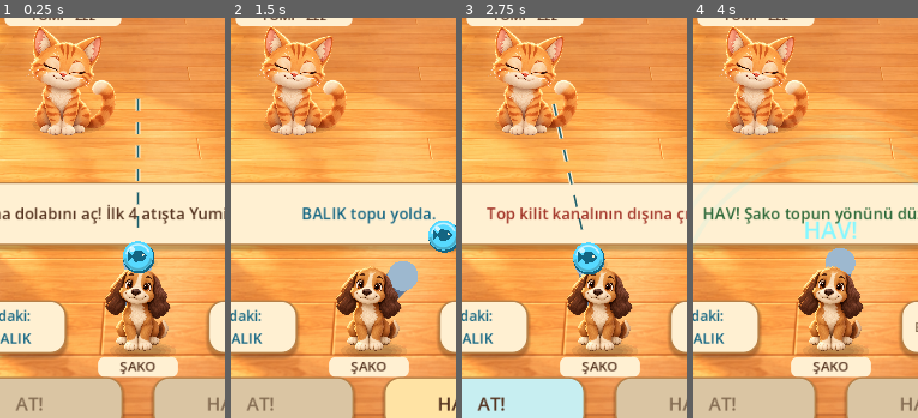
Above: before the commit, frames 1-4 (left to right).
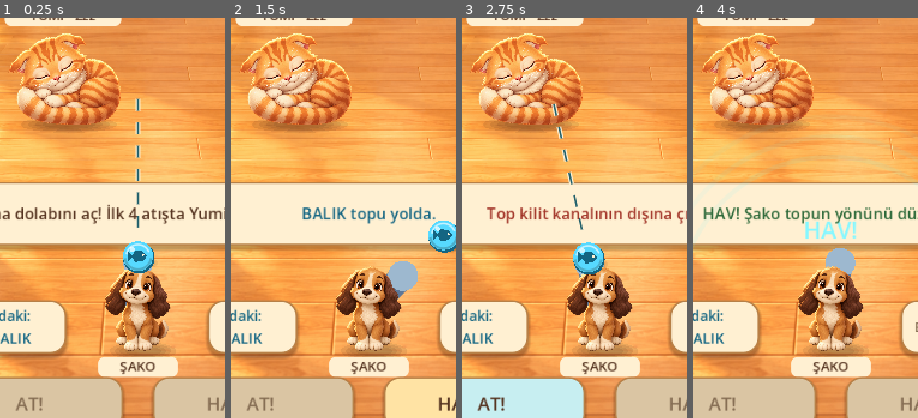
Above: after the commit, the same moments.

Repository: luzumsuzlar/yummyveshaco
Game: Godot game, scene res://scenes/main.tscn
Same seed, same stepped clock (60 frames per second), same inputs: the game is played once before the commit and once after it.
Inputs (mouse positions are % of the whole screen's width and height, from its top left):
- Up to frame 1 (0.25 s): no input
- Up to frame 2 (1.5 s): tap Enter at 0.5 s; move the mouse to (72, 45) at 0.52 s; hold D 0.53-1.25 s; tap R at 0.6 s; click (72, 45) at 0.67 s; tap Space at 0.77 s; click "AT!" at 1.25 s
- Up to frame 3 (2.75 s): drag from (30, 55) to (45, 70) at 2.02 s
- Up to frame 4 (4 s): move the mouse to (60, 28) at 2.77 s; hold D 2.78-3.5 s; tap Enter at 2.85 s; drag from (45, 70) to (20, 35) at 3.52 s
The pictures show only the part of the screen within x 19-69%, y 46-96%; the shares and areas given below are measured in that part.

The runs differ from the first frame. In frame 1, 7.4% of the frame differs, in the area x 3-54%, y 2-30%; in frame 2, 7.4%; in frame 3, 7.4%; in frame 4, 7.4%.

Commit message:
Adapt curled sleeping cat reference and align Yumi sleep pose

Diff:
--- a/scripts/main.gd
+++ b/scripts/main.gd
@@ -23,7 +23,7 @@
 const KITCHEN_BACKGROUND := preload("res://assets/art/kitchen-background-v1.png")
 const CUPBOARD_ART := preload("res://assets/art/cupboard-v1.png")
 const YUMI_IDLE_ART := preload("res://assets/art/characters/yumi-idle-v1.png")
-const YUMI_SLEEP_ART := preload("res://assets/art/characters/yumi-sleep-v1.png")
+const YUMI_SLEEP_ART := preload("res://assets/art/characters/yumi-sleep-v2.png")
 const YUMI_PAW_ART := preload("res://assets/art/characters/yumi-paw-v1.png")
 const SHAKO_IDLE_ART := preload("res://assets/art/characters/shako-idle-v1.png")
 
@@ -990,7 +990,8 @@
 
 
 func draw_ground_shadows() -> void:
-	draw_soft_shadow(yumi_position + Vector2(7, 57), Vector2(44, 12), 0.30)
+	var cat_shadow_radii := Vector2(58, 10) if yumi_art_texture() == YUMI_SLEEP_ART else Vector2(44, 12)
+	draw_soft_shadow(yumi_position + Vector2(7, 57), cat_shadow_radii, 0.30)
 	var shako_head := celebration_shako_position if game_state in ["celebrating", "success"] else LAUNCH_POS + Vector2(0, 18)
 	draw_soft_shadow(shako_head + Vector2(6, 31), Vector2(40, 11), 0.30)
 	if ball_active:
@@ -1037,6 +1038,9 @@
 
 
 func yumi_art_rect() -> Rect2:
+	if yumi_art_texture() == YUMI_SLEEP_ART:
+		# Curled silhouette rests on the same floor as the upright poses.
+		return Rect2(Vector2(-72, -73), Vector2(144, 144))
 	# The paw pose has a different source anchor, not a different collision box.
 	var normalized_anchor := Vector2(680, 590) / 1280.0 if yumi_art_texture() == YUMI_PAW_ART else Vector2(600, 600) / 1280.0
 	return Rect2(-normalized_anchor * 144.0, Vector2(144, 144))
--- a/tests/art_smoke.gd
+++ b/tests/art_smoke.gd
@@ -17,6 +17,8 @@
 	check(game.KITCHEN_BACKGROUND.get_width() > 500, "Kitchen background loads at sufficient resolution")
 	check(game.KITCHEN_BACKGROUND.get_height() > game.KITCHEN_BACKGROUND.get_width(), "Kitchen background is portrait")
 	check(game.yumi_art_texture() == game.YUMI_SLEEP_ART, "Tutorial binds sleeping cat art")
+	check(game.YUMI_SLEEP_ART.resource_path.ends_with("yumi-sleep-v2.png"), "Sleeping cat uses curled transparent replacement")
+	check(game.yumi_art_rect() == Rect2(-72, -73, 144, 144), "Curled pose uses its own ground alignment")
 	game.start_level(2)
 	check(game.yumi_art_texture() == game.YUMI_IDLE_ART, "Active cat binds idle art")
 	var cat_center: Vector2 = game.yumi_position
--- a/tests/character_art_smoke.gd
+++ b/tests/character_art_smoke.gd
@@ -1,6 +1,6 @@
 extends SceneTree
 
-const ASSETS := ["yumi-idle-v1", "yumi-sleep-v1", "yumi-paw-v1", "shako-idle-v1"]
+const ASSETS := ["yumi-idle-v1", "yumi-sleep-v1", "yumi-sleep-v2", "yumi-paw-v1", "shako-idle-v1"]
 var failures := 0
 
 func _initialize() -> void:
--- a/tests/character_preview.gd
+++ b/tests/character_preview.gd
@@ -2,7 +2,7 @@
 
 class Preview extends Node2D:
 	const NAMES := ["Yumi", "Yumi · uyku", "Yumi · pati", "Şako"]
-	const FILES := ["yumi-idle-v1", "yumi-sleep-v1", "yumi-paw-v1", "shako-idle-v1"]
+	const FILES := ["yumi-idle-v1", "yumi-sleep-v2", "yumi-paw-v1", "shako-idle-v1"]
 	var textures: Array[Texture2D] = []
 
 	func _ready() -> void:
Binary file added: assets/art/characters/yumi-sleep-v2.png
Not shown, added: assets/art/characters/yumi-sleep-v2.png.import
Not shown, changed: docs/ANDROID_TEST.md
Not shown, changed: docs/CHARACTER_ART.md
